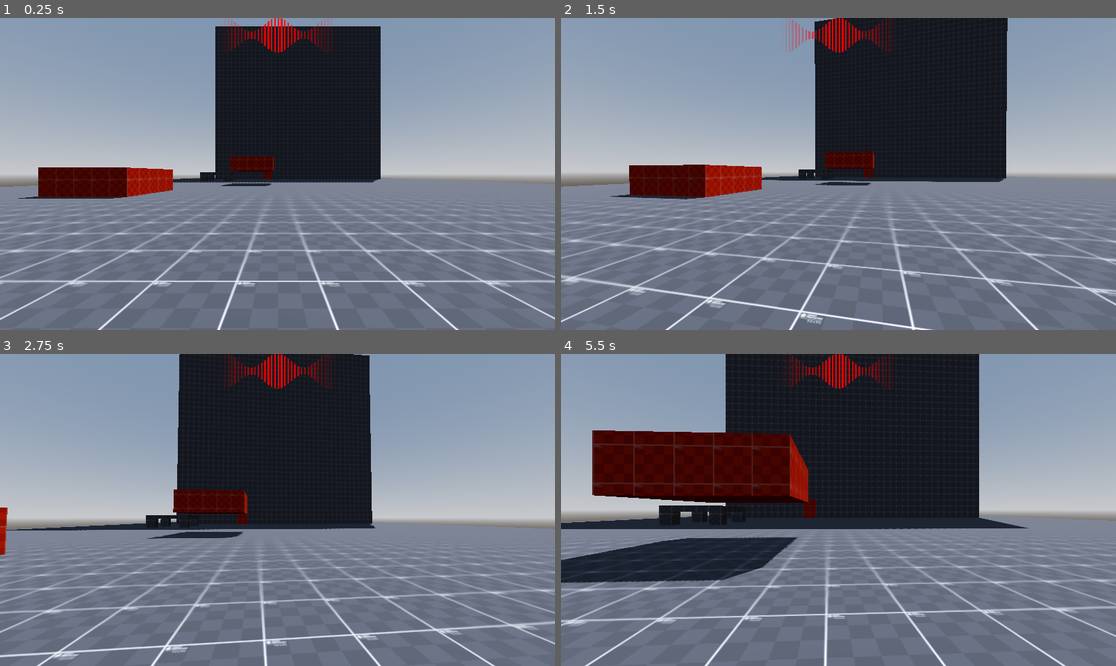
Above: before the commit, frames 1-4 (two rows, left to right).
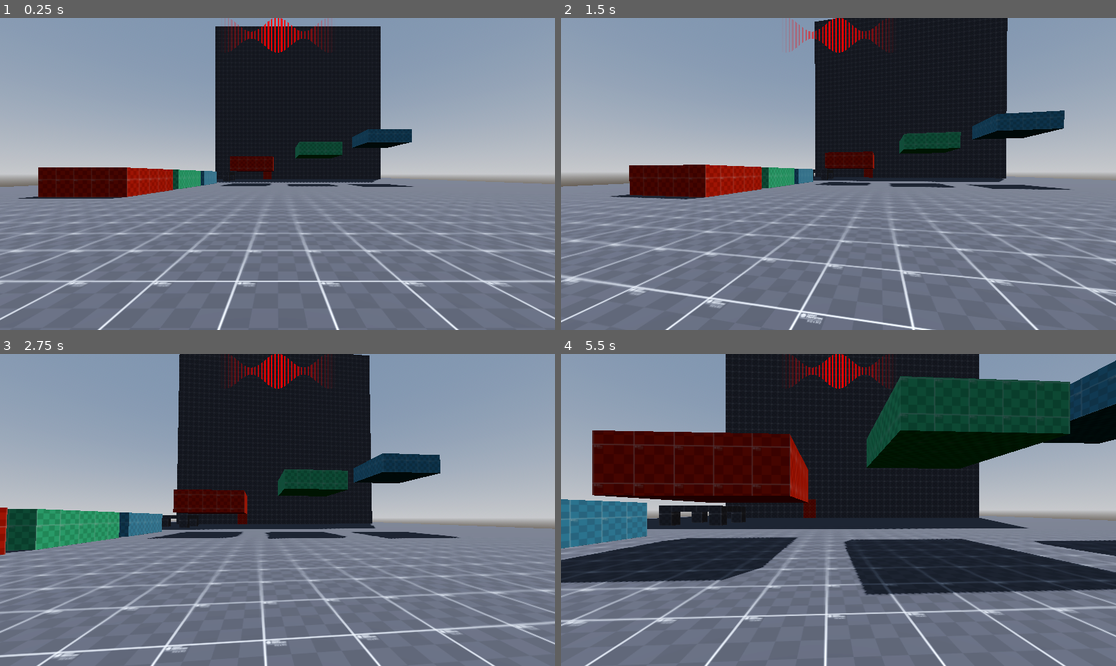
Above: after the commit, the same moments.

Repository: WasteIy/GameOff2025
Game: Godot game, scene res://Scenes/Levels/test_level.tscn
Same seed, same stepped clock (60 frames per second), same inputs: the game is played once before the commit and once after it.
Inputs (mouse positions are in pixels of both pictures, inside the frame that each line leads up to):
- Up to frame 1 (0.25 s): no input
- Up to frame 2 (1.5 s): tap Enter at 0.5 s; move the mouse to (866, 174) at 0.52 s; hold Shift (sprint) 0.53-1.28 s; hold W (move_forward) from 0.53 s (still down); click (866, 174) at 0.67 s; tap Space (jump) at 0.77 s; move the mouse to (810, 174) at 1.27 s; tap Shift (sprint) at 1.35 s
- Up to frame 3 (2.75 s): keep holding W (move_forward); tap Space (jump) at 1.52 s; move the mouse to (288, 503) at 2.02 s; hold Shift (sprint) from 2.03 s (still down)
- Up to frame 4 (5.5 s): keep holding W (move_forward); move the mouse to (832, 516) at 2.77 s; release Shift (sprint) at 2.78 s; tap Shift (sprint) at 2.85, 4.35 s; click (832, 516) at 2.92 s; tap Space (jump) at 3.02, 3.77, 4.52 s; move the mouse to (877, 513) at 3.52 s; hold Shift (sprint) 3.53-4.28 s; move the mouse to (794, 506) at 4.27 s; move the mouse to (844, 510) at 5.02 s; hold Shift (sprint) from 5.03 s (still down); click (844, 510) at 5.17 s

The runs differ from the first frame. In frame 1, 1.5% of the frame differs, in the area x 31-75%, y 35-56%; in frame 2, 2.6%; in frame 3, 5.6%; in frame 4, 20%, in the area x 0-100%, y 2-78%.
Error after the commit: Cannot call method 'set_shader_parameter' on a null value. (res://Scenes/colorful_tree.gd:11)

Commit message:
Test hologram shader

Diff:
--- a/Assets/Shaders/HologramaTestes.gdshader
+++ b/Assets/Shaders/HologramaTestes.gdshader
@@ -14,12 +14,13 @@
 		ALBEDO = color.rgb;
 		SPECULAR = 0.0;
 	} else {
-		vec2 newUV = UV * vec2(3.0);
+		vec2 newUV = UV * vec2(2.0);
 		vec4 finalColor = texture(randomSquares, newUV);
 		vec4 finalColor2 = texture(randomSquares, -newUV);
 		float norCos = (cos(TIME) + 1.0) / 2.0;
 		float norSin = (sin(TIME * 5.0) + 1.0) / 2.0;
-		ALBEDO = (finalColor.rgb * norSin) + (finalColor2.rgb * (1.0 - norSin));
+		vec3 cor = (finalColor.rgb * norSin) + (finalColor2.rgb * (1.0 - norSin));
+		ALBEDO = cor * vec3(1.0, 0.0, 0.0);
 		ALPHA = ALBEDO.r;
 	}
 }
--- a/PLACEHOLDERS/Scenes/test_level_placeholder.tscn
+++ b/PLACEHOLDERS/Scenes/test_level_placeholder.tscn
@@ -1,12 +1,10 @@
-[gd_scene load_steps=16 format=3 uid="uid://cd5kmgw3rc6le"]
+[gd_scene load_steps=13 format=3 uid="uid://cd5kmgw3rc6le"]
 
 [ext_resource type="Script" uid="uid://cdwxlwba2c3qd" path="res://Scenes/colorful_tree.gd" id="2_3h3g6"]
 [ext_resource type="Shader" uid="uid://el54od7fuqws" path="res://Assets/Shaders/HologramaTestes.gdshader" id="2_gm477"]
 [ext_resource type="Texture2D" uid="uid://bkaxc1cr5888r" path="res://Assets/Shaders/RandomSquares.png" id="3_vkhjf"]
 [ext_resource type="Material" uid="uid://ca4d0wj6cgv8x" path="res://Assets/Materials/structure_material_red.tres" id="3_xkete"]
 [ext_resource type="Texture2D" uid="uid://bon4mtbhvo3qo" path="res://Assets/Textures/checker_red_512x512.png" id="3_yoip6"]
-[ext_resource type="Material" uid="uid://bnka266lmacek" path="res://Assets/Materials/structure_material_blue.tres" id="4_x2a1e"]
-[ext_resource type="Material" uid="uid://3ub3li5nvjsw" path="res://Assets/Materials/structure_material_green.tres" id="5_7i70s"]
 [ext_resource type="Material" uid="uid://cmlreoo2qwhp4" path="res://Assets/Materials/structure_material.tres" id="6_4py6l"]
 [ext_resource type="PackedScene" uid="uid://il88e1qkncj6" path="res://PLACEHOLDERS/Scenes/player_placeholder.tscn" id="6_a5hm4"]
 
@@ -22,13 +20,6 @@
 sky = SubResource("Sky_43bpn")
 tonemap_mode = 2
 glow_enabled = true
-
-[sub_resource type="ShaderMaterial" id="ShaderMaterial_yoip6"]
-render_priority = 0
-shader = ExtResource("2_gm477")
-shader_parameter/randomSquares = ExtResource("3_vkhjf")
-shader_parameter/mainTexture = ExtResource("3_yoip6")
-shader_parameter/visible = true
 
 [sub_resource type="ShaderMaterial" id="ShaderMaterial_vkhjf"]
 render_priority = 0
@@ -62,7 +53,6 @@
 
 [node name="Plataform" type="CSGBox3D" parent="Map/Red"]
 transform = Transform3D(1, 0, 0, 0, 1, 0, 0, 0, 1, 0.7171662, 2.6327255, -7.8580117)
-material_override = SubResource("ShaderMaterial_yoip6")
 use_collision = true
 size = Vector3(7.167533, 2.3760452, 7.1601563)
 material = ExtResource("3_xkete")
@@ -80,56 +70,6 @@
 use_collision = true
 size = Vector3(2.8842041, 4.300818, 1.4)
 material = ExtResource("3_xkete")
-
-[node name="Blue" type="Node3D" parent="Map"]
-script = ExtResource("2_3h3g6")
-color = 2
-
-[node name="Platform" type="CSGBox3D" parent="Map/Blue"]
-transform = Transform3D(1, 0, 0, 0, 1, 0, 0, 0, 1, 0.7171662, 2.6327255, -25.010437)
-use_collision = true
-collision_mask = 2
-size = Vector3(7.167533, 2.3760452, 7.1601563)
-material = ExtResource("4_x2a1e")
-
-[node name="Platform2" type="CSGBox3D" parent="Map/Blue"]
-transform = Transform3D(1, 0, 0, 0, 1, 0, 0, 0, 1, 35.006474, 9.651046, -25.010437)
-use_collision = true
-collision_mask = 2
-size = Vector3(7.1461444, 2.1565723, 7.1601563)
-material = ExtResource("4_x2a1e")
-
-[node name="Window" type="CSGBox3D" parent="Map/Blue"]
-transform = Transform3D(1, 0, 0, 0, 1, 0, 0, 0, 1, 9.999641, 4.286951, -70.72578)
-operation = 2
-use_collision = true
-size = Vector3(17.137066, 2.8388388, 1.4)
-material = ExtResource("4_x2a1e")
-
-[node name="Green" type="Node3D" parent="Map"]
-script = ExtResource("2_3h3g6")
-color = 1
-
-[node name="Platform" type="CSGBox3D" parent="Map/Green"]
-transform = Transform3D(1, 0, 0, 0, 1, 0, 0, 0, 1, 0.7171662, 2.6327255, -16.430664)
-use_collision = true
-collision_mask = 2
-size = Vector3(7.167533, 2.3760452, 7.1601563)
-material = ExtResource("5_7i70s")
-
-[node name="Platform2" type="CSGBox3D" parent="Map/Green"]
-transform = Transform3D(1, 0, 0, 0, 1, 0, 0, 0, 1, 23.617167, 7.5443153, -25.030664)
-use_collision = true
-collision_mask = 2
-size = Vector3(7.167533, 2.1528664, 7.1601563)
-material = ExtResource("5_7i70s")
-
-[node name="Window" type="CSGBox3D" parent="Map/Green"]
-transform = Transform3D(1, 0, 0, 0, 1, 0, 0, 0, 1, 9.999641, 4.286951, -70.72578)
-operation = 2
-use_collision = true
-size = Vector3(17.137066, 2.8388388, 1.4)
-material = ExtResource("5_7i70s")
 
 [node name="Black" type="Node" parent="Map"]
 
--- a/Scenes/colorful_tree.gd
+++ b/Scenes/colorful_tree.gd
@@ -5,7 +5,10 @@
 	_update_recursive(self)
 
 func _update_recursive(node: Node) -> void:
-	node.visible = is_active
+	if node is CSGBox3D:
+		var nodeCSG : CSGBox3D = node as CSGBox3D
+		var shadMat : ShaderMaterial = nodeCSG.material_override
+		shadMat.set_shader_parameter("visible", is_active)
 
 	if node.has_method("set_collision_layer") and node.has_method("set_collision_mask"):
 		node.collision_layer = 1 if is_active else 0
